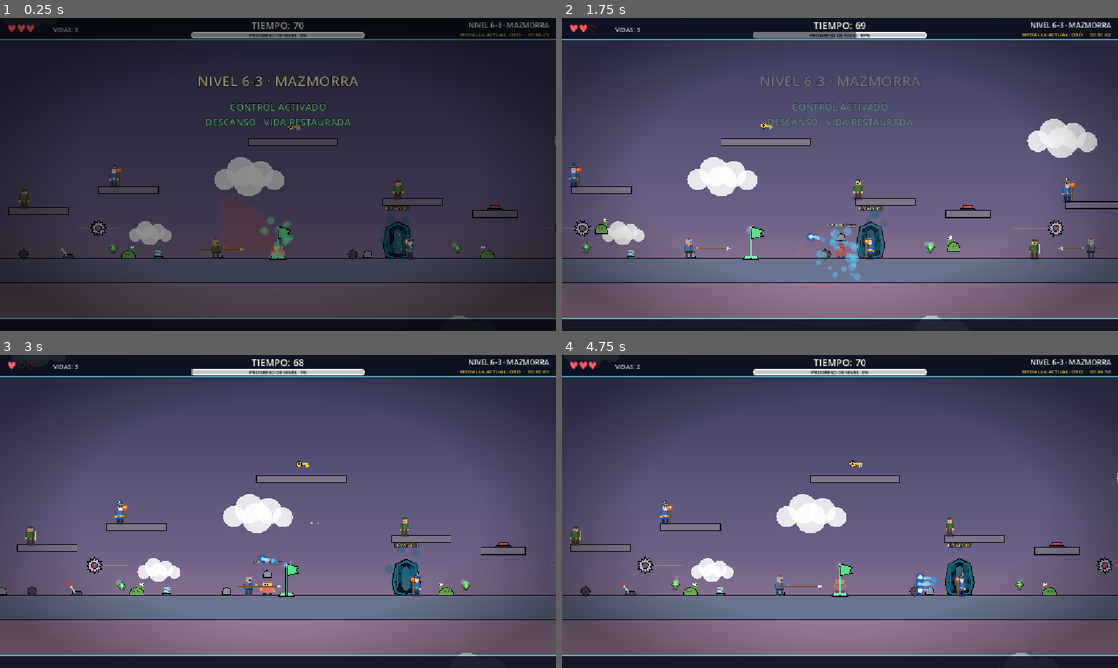
Above: before the commit, frames 1-4 (two rows, left to right).
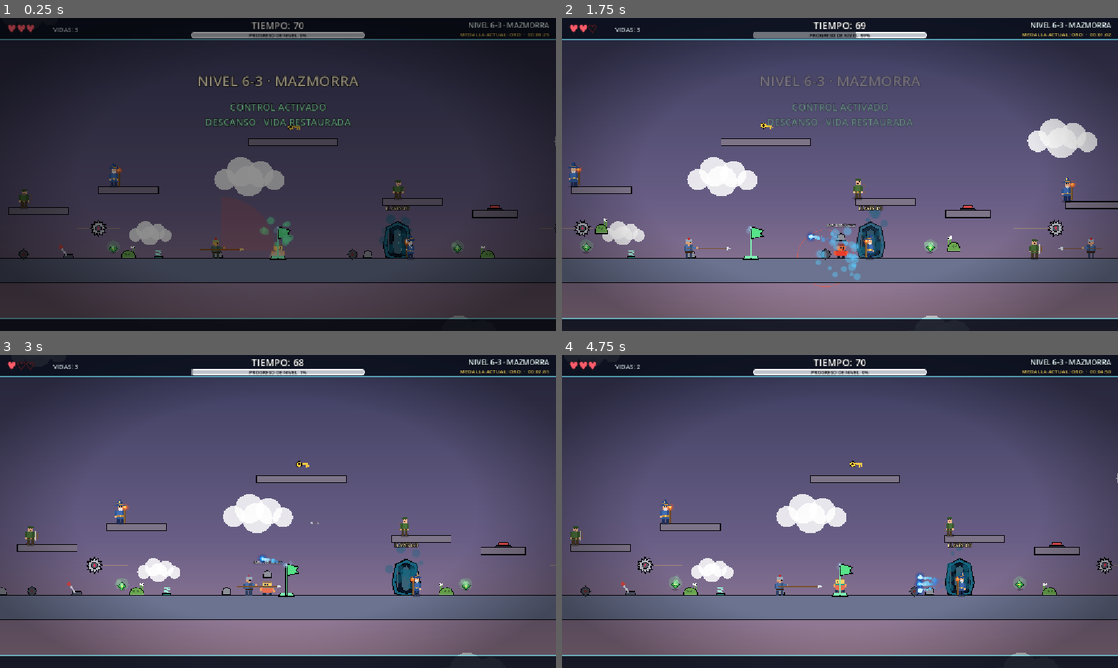
Above: after the commit, the same moments.

Repository: francoNicolasAlvarez/Plataformero_editable
Game: Godot game, scene res://scenes/levels/level_twentyeight.tscn
The game is run twice, just before and just after one commit, with the same random seed, the same clock (stepped at 60 frames per second) and the same inputs. This scene is started directly instead of the project's main scene.
Inputs (mouse positions are in pixels of both pictures, inside the frame that each line leads up to):
- Up to frame 1 (0.25 s): no input
- Up to frame 2 (1.75 s): tap Enter (pause) at 0.5 s; move the mouse to (962, 158) at 0.52 s; hold D (move_right) 0.53-1.25 s; hold Space (jump) 0.53-1.25 s; click (962, 158) at 0.67 s; drag from (728, 190) to (895, 240) at 1.27 s
- Up to frame 3 (3 s): move the mouse to (333, 442) at 2.02 s; hold A (move_left) 2.03-2.75 s; hold Space (jump) 2.03-2.75 s; tap Shift at 2.1 s; drag from (250, 574) to (472, 539) at 2.77 s
- Up to frame 4 (4.75 s): move the mouse to (1006, 558) at 3.52 s; hold D (move_right) 3.53-4.25 s; hold Space (jump) 3.53-4.25 s; tap Keypad Enter at 3.6 s; drag from (673, 464) to (650, 586) at 4.27 s

The runs differ from the first frame. In frame 2, 0.1% of the frame differs, in the area x 3-68%, y 70-77%; in frame 3, less than 0.1%; in frame 4, 0.2%, in the area x 19-84%, y 70-76%.

Commit message:
Mejoras de diseno visual: parpadeos <= 3 Hz y halo de curacion
Co-Authored-By: Claude Sonnet 5.5 <noreply@anthropic.com>

Diff:
--- a/scripts/enemies/blast_jumper_enemy.gd
+++ b/scripts/enemies/blast_jumper_enemy.gd
@@ -97,7 +97,7 @@
 		State.WINDUP:
 			var progress := 1.0 - clampf(_timer / windup_time, 0.0, 1.0)
 			squash = Vector2(1.0 + 0.3 * progress, 1.0 - 0.4 * progress)
-			_flash += delta * (10.0 + 20.0 * progress)
+			_flash += delta * (10.0 + 8.0 * progress)
 			var blink := 0.5 + 0.5 * sin(_flash)
 			visual.modulate = Color(1.0, 1.0 - 0.6 * blink, 1.0 - 0.6 * blink, 1.0)
 		State.AIR:
--- a/scripts/pickups/healing_herb.gd
+++ b/scripts/pickups/healing_herb.gd
@@ -17,6 +17,7 @@
 	body_entered.connect(_on_body_entered)
 	_time = global_position.x * 0.01
 	Fx.make_sparkle(visual, Vector2(0.0, -6.0), Color(0.7, 1.0, 0.75, 0.9))
+	_add_halo()
 
 
 func _process(delta: float) -> void:
@@ -52,3 +53,18 @@
 	if burst_parent is Node2D:
 		burst_position = global_position - (burst_parent as Node2D).global_position
 	Fx.make_burst(burst_parent, burst_position, color)
+
+
+## Halo verde translúcido (2026-11-25, guía de diseño visual): el verde/blanco es el
+## acento reservado a la curación, así se distingue de lejos de los peligros.
+func _add_halo() -> void:
+	var halo := Polygon2D.new()
+	halo.name = "Halo"
+	halo.z_index = -1
+	var points := PackedVector2Array()
+	for i in 20:
+		var angle := TAU * float(i) / 20.0
+		points.append(Vector2(cos(angle) * 22.0, sin(angle) * 22.0 - 6.0))
+	halo.polygon = points
+	halo.color = Color(0.55, 1.0, 0.6, 0.22)
+	visual.add_child(halo)
--- a/scripts/player/player.gd
+++ b/scripts/player/player.gd
@@ -151,7 +151,7 @@
 
 	if _invulnerability_left > 0.0:
 		_invulnerability_left = maxf(0.0, _invulnerability_left - delta)
-		visual.modulate.a = 0.45 if fmod(_invulnerability_left * 14.0, 2.0) > 1.0 else 1.0
+		visual.modulate.a = 0.45 if fmod(_invulnerability_left * 6.0, 2.0) > 1.0 else 1.0
 		if _invulnerability_left <= 0.0:
 			visual.modulate = Color.WHITE
 
--- a/scripts/world/proximity_mine.gd
+++ b/scripts/world/proximity_mine.gd
@@ -113,7 +113,7 @@
 	_time += delta
 	if state == State.WARNING and _light != null:
 		# Parpadeo cada vez más rápido hasta la explosión.
-		var rate := 8.0 + 22.0 * warning_progress()
+		var rate := 8.0 + 10.0 * warning_progress()  # <= 18 rad/s (~2,9 Hz): sin parpadeo rápido
 		var on := sin(_time * rate) > 0.0
 		_light.color = Color("#ff3b30") if on else Color("#7a2d2d")
 		_body.scale = Vector2.ONE * (1.0 + 0.12 * warning_progress())
--- /dev/null
+++ b/tests/visual_guide_smoke_test.gd
@@ -0,0 +1,24 @@
+extends SceneTree
+## Comprueba las mejoras de la guía de diseño visual (2026-11-25): halo verde en
+## la hierba curativa (acento de curación).
+
+var _failures: int = 0
+
+
+func _check(condition: bool, message: String) -> void:
+	if condition:
+		print("[OK]    ", message)
+	else:
+		print("[FALLO] ", message)
+		_failures += 1
+
+
+func _initialize() -> void:
+	var herb := (load("res://scenes/pickups/healing_herb.tscn") as PackedScene).instantiate()
+	root.add_child(herb)
+	await process_frame
+	var halo := herb.get_node_or_null("Visual/Halo") as Polygon2D
+	_check(halo != null, "la hierba tiene halo")
+	if halo != null:
+		_check(halo.color.g > halo.color.r and halo.color.a < 0.4, "el halo es verde y translúcido")
+	quit(1 if _failures > 0 else 0)
Not shown, changed: AGENTS.md
